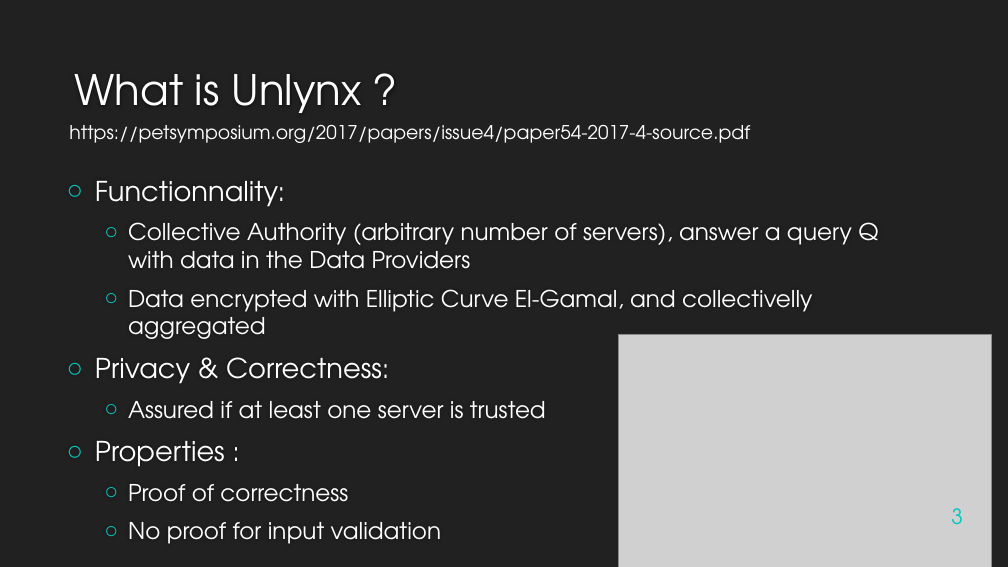
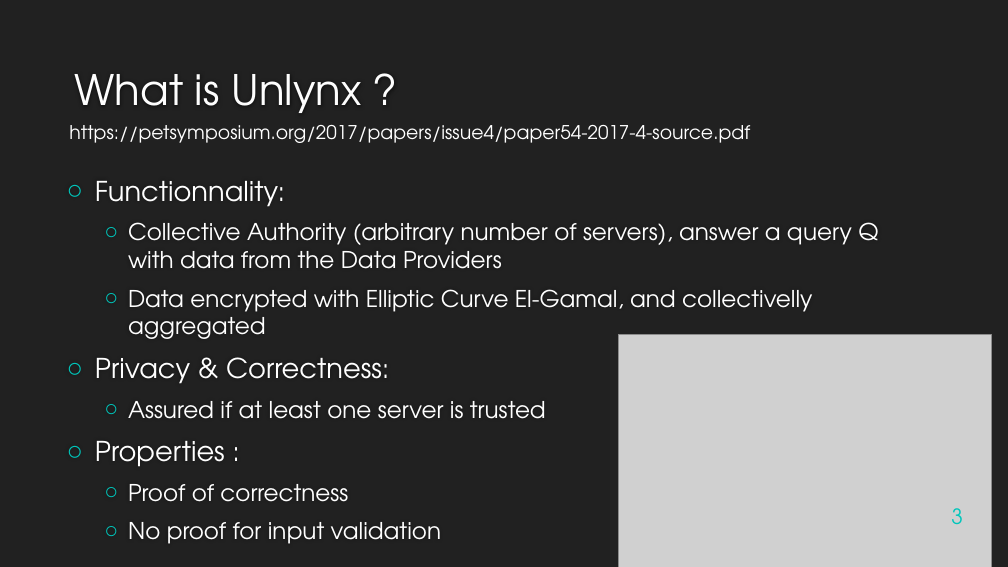
Before and after one commit to maxpr/MasterProjectDocuments, a slide deck: slide 3 of doc/Présentation.pptx. Drawn at 1008x567 pixels with LibreOffice and Linux fonts; fonts in the diff are those of the drawing; grey boxes stand for pictures; background and template pictures are left out. Boxes give left, top, right and bottom in pixels: in the first picture for what was removed or moved away, otherwise in the second. Text is boxed around its words. In the diff, an @@ line names an element or a change of style, - is before the commit and + after.

```diff
--- a/doc/Présentation.pptx
+++ b/doc/Présentation.pptx
@@ text at bbox=[128, 222, 878, 269]: text changed @@
-  ○ Collective Authority (arbitrary number of servers), answer a query Q with data in the Data Providers
+  ○ Collective Authority (arbitrary number of servers), answer a query Q with data from the Data Providers
```
Also in this commit, not shown: 4 other slides changed, 13 other files.
